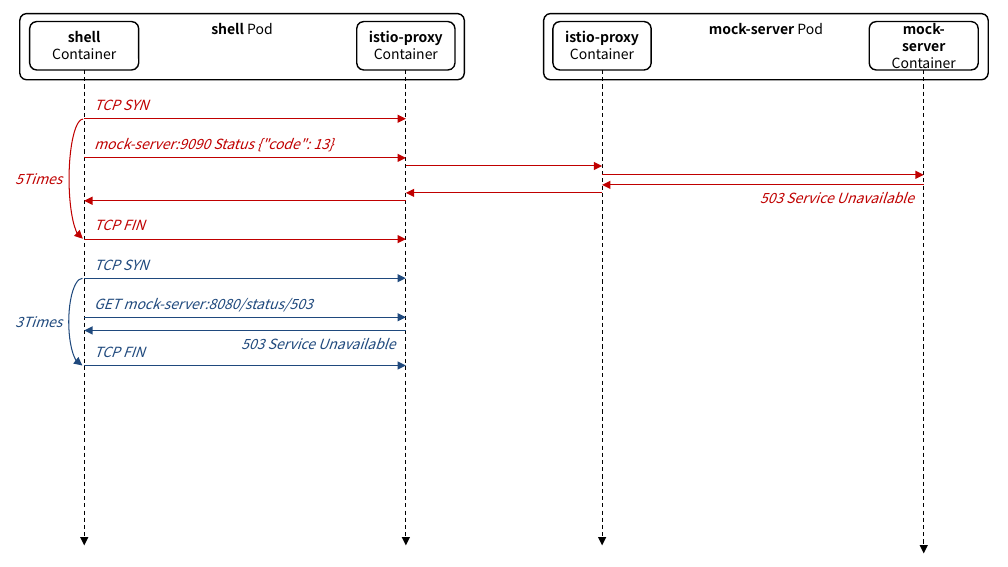
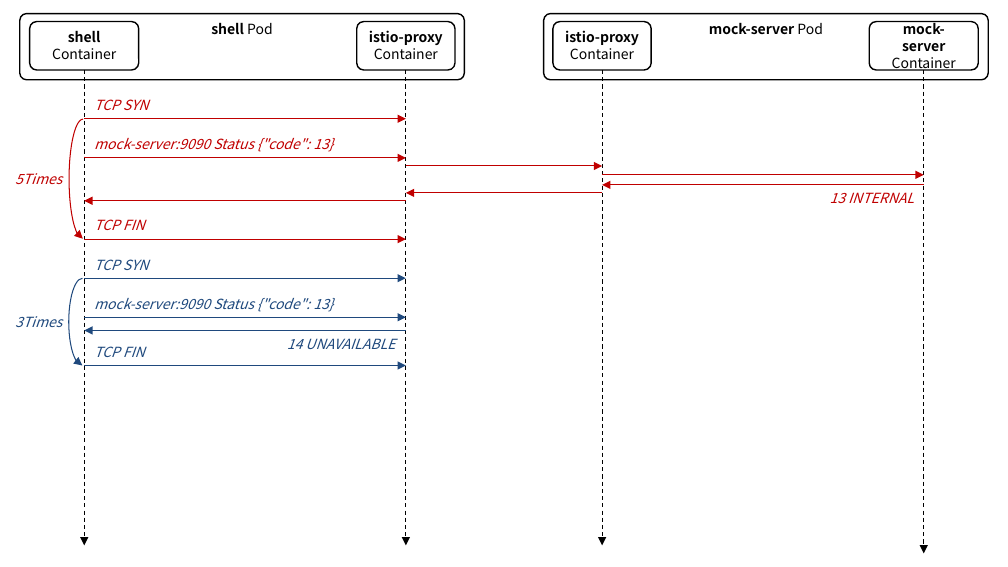
Before and after one commit to ssup2/blog-software, a slide deck: slide 26 of content/docs/theory-analysis/istio-sidecar-proxy-access-log/images/images.pptx. Drawn at 1008x567 pixels with LibreOffice and Linux fonts; fonts in the diff are those of the drawing. Boxes give left, top, right and bottom in pixels: in the first picture for what was removed or moved away, otherwise in the second. Text is boxed around its words. In the diff, an @@ line names an element or a change of style, - is before the commit and + after.

```diff
--- a/content/docs/theory-analysis/istio-sidecar-proxy-access-log/images/images.pptx
+++ b/content/docs/theory-analysis/istio-sidecar-proxy-access-log/images/images.pptx
@@ text at box(830, 192, 914, 203): text changed @@
-503 Service Unavailable
+13 INTERNAL
@@ text at box(94, 298, 333, 312): text changed @@
-GET mock-server:8080/status/503
+mock-server:9090 Status {"code": 13}
@@ text at box(287, 338, 395, 349): text changed @@
-503 Service Unavailable
+14 UNAVAILABLE
```
Also in this commit, not shown: 2 other files.
